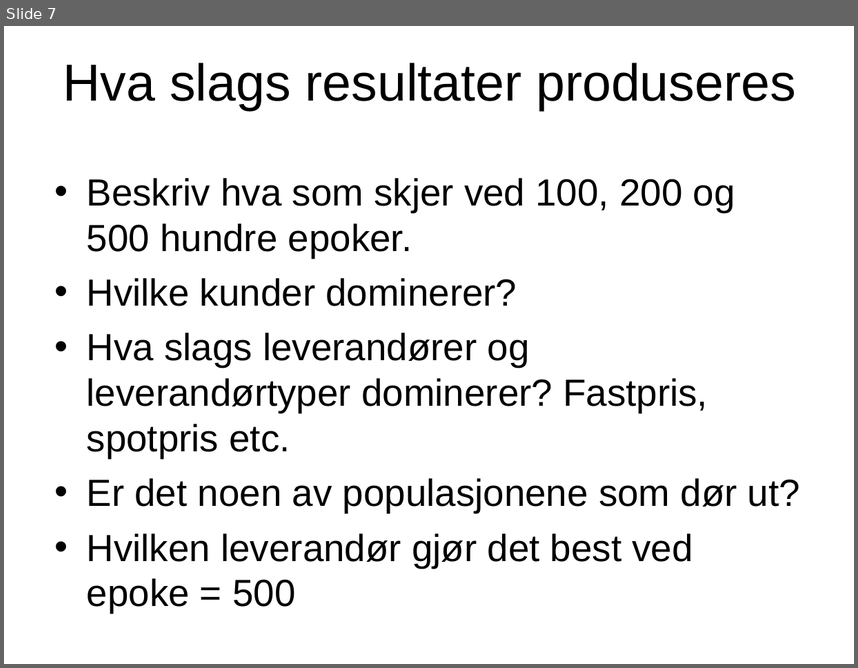
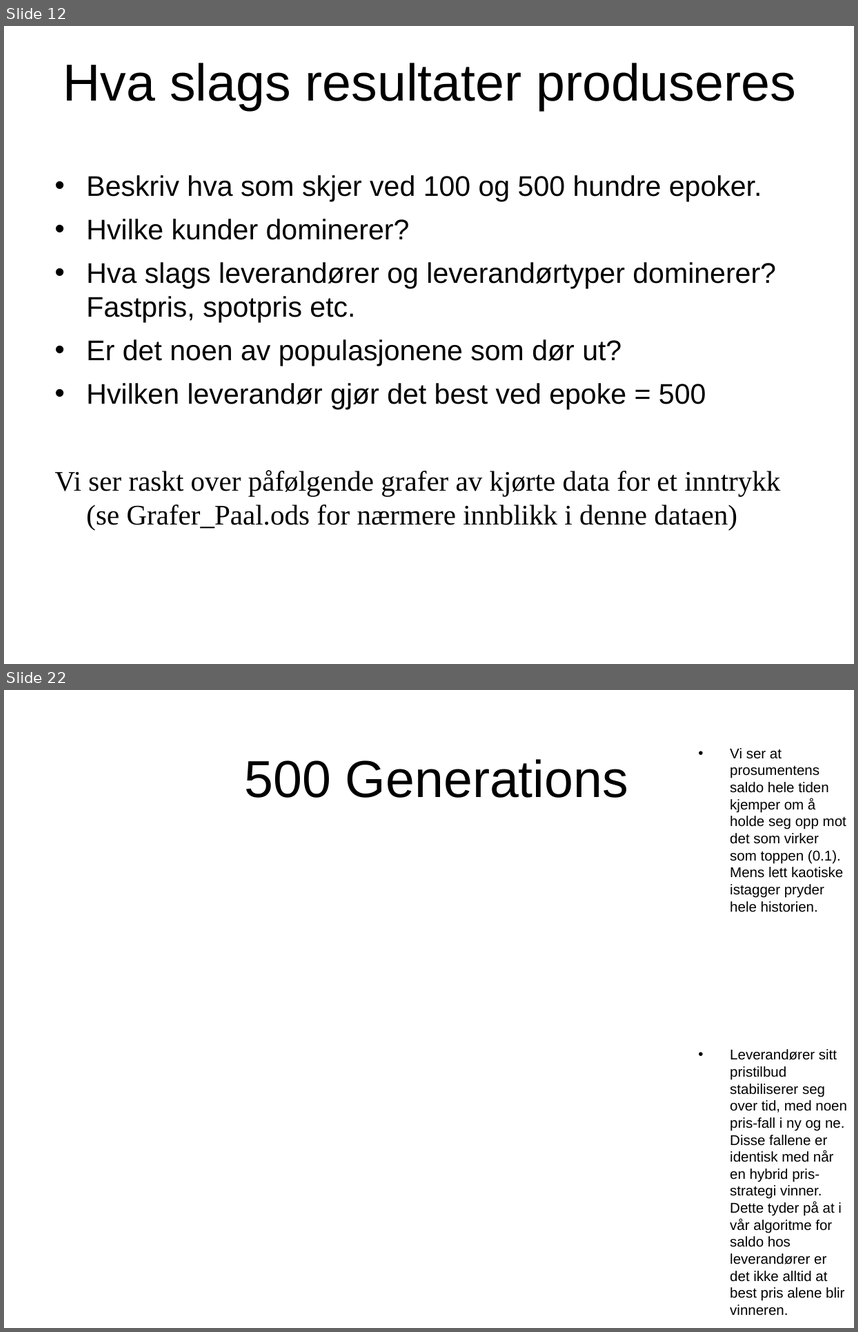
Before and after one commit to ptrefall/ste6246tradingagent, a slide deck: doc/4D_slides_Paal.ppt. Shown one above the other, each under a label of ours: slide 7 before the commit, slides 12 and 22 after it; the slides between them are not shown. The pictures are 858x668 and 858x1332 pixels, drawn with LibreOffice and Linux fonts; fonts in the diff are those of the drawing; background and template pictures are left out. Boxes give left, top, right and bottom in pixels: in the first picture for what was removed or moved away, otherwise in the second. Text is boxed around its words. In the diff, an @@ line names an element or a change of style, - is before the commit and + after.

```diff
--- a/doc/4D_slides_Paal.ppt
+++ b/doc/4D_slides_Paal.ppt
@@ slide 22 added at bbox=[4, 690, 854, 1328], background picture (left out) @@
@@ text added at bbox=[730, 748, 846, 912], 12 pt, text #000000 @@
+• Vi ser at prosumentens saldo hele tiden kjemper om å holde seg opp mot det som virker som toppen (0.1). Mens lett kaotiske istagger pryder hele historien.
@@ text added at bbox=[244, 759, 628, 798], 44 pt, text #000000 @@
+500 Generations
@@ text added at bbox=[730, 1049, 847, 1315], 12 pt, text #000000 @@
+• Leverandører sitt pristilbud stabiliserer seg over tid, med noen pris-fall i ny og ne. Disse fallene er identisk med når en hybrid pris-strategi vinner. Dette tyder på at i vår algoritme for saldo hos leverandører er det ikke alltid at best pris alene blir vinneren.
@@ what was slide 7 is now slide 12 @@
@@ slide 12 changed as well @@
@@ text at bbox=[86, 175, 762, 202]: text changed; size 32 to 24 pt @@
-• Beskriv hva som skjer ved 100, 200 og 500 hundre epoker.
+• Beskriv hva som skjer ved 100 og 500 hundre epoker.
@@ text at bbox=[86, 219, 776, 410]: size 32 to 24 pt in "Hvilke kunder dominerer?", "Hva slags leverandører og leverandørtyper dominerer? Fastpri ...", "Er det noen av populasjonene som dør ...", "Hvilken leverandør gjør det best ved epoke ..." @@
@@ text at bbox=[55, 470, 780, 530]: paragraph added @@
+Vi ser raskt over påfølgende grafer av kjørte data for et inntrykk (se Grafer_Paal.ods for nærmere innblikk i denne dataen)
```
Also in this commit, not shown: 5 other slides changed, 14 other slides added, 11 slides removed, 1 other file.
